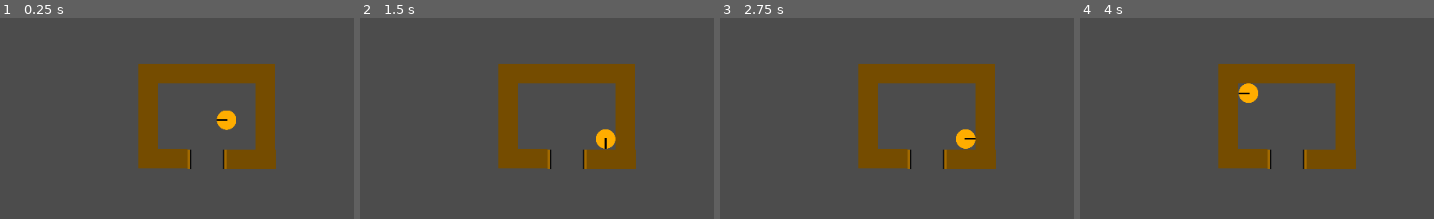
Above: before the commit, frames 1-4 (left to right).
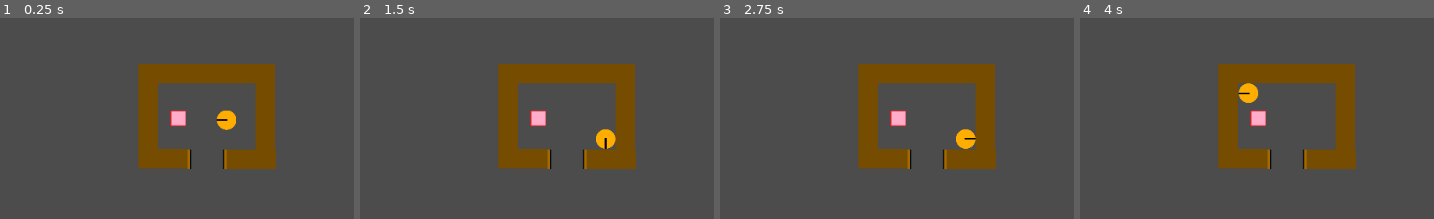
Above: after the commit, the same moments.

Repository: Charidan/Kleptochron
Game: Godot game, scene res://scenes/CollisionTest.tscn
Two runs of this game, one before a commit and one after it. Both use one fixed random seed, a clock stepped at 60 frames per second and the inputs below.
Inputs:
- Up to frame 1 (0.25 s): no input
- Up to frame 2 (1.5 s): tap Enter at 0.5 s; hold Right (ui_right) 0.53-1.28 s; tap Space at 1.25 s; hold Down (ui_down) from 1.28 s (still down)
- Up to frame 3 (2.75 s): tap Enter at 2 s; release Down (ui_down) at 2.03 s; hold Right (ui_right) from 2.03 s (still down)
- Up to frame 4 (4 s): tap Space at 2.75 s; release Right (ui_right) at 2.78 s; hold Up (ui_up) 2.78-3.53 s; tap Enter at 3.5 s; hold Left (ui_left) from 3.53 s (still down)
The pictures show only the part of the screen within x 17-67%, y 15-65%; the shares and areas given below are measured in that part.

The runs differ from the first frame. In frame 1, 0.4% of the frame differs, in the area x 48-53%, y 45-55%; in frame 2, 0.4%; in frame 3, 0.4%; in frame 4, 0.4%.

Commit message:
Added a pressure plate which changes colors when you touch it

Diff:
--- a/scenes/Character.tscn
+++ b/scenes/Character.tscn
@@ -8,7 +8,7 @@
 custom_solver_bias = 0.0
 radius = 58.7549
 
-[node name="Character" type="KinematicBody2D" index="0"]
+[node name="Character" type="KinematicBody2D"]
 
 input_pickable = false
 collision_layer = 1
--- /dev/null
+++ b/scenes/CollisionTest.gd
@@ -0,0 +1,17 @@
+extends Node2D
+
+# class member variables go here, for example:
+# var a = 2
+# var b = "textvar"
+
+func _ready():
+	pass
+	# Called when the node is added to the scene for the first time.
+	# Initialization here
+	#print(find_node("pressureplate"))
+	#connect('body_enter', find_node("pressureplate"), "_on_pressureplate_body_enter")
+
+func _on_pressureplate_body_entered(body):
+	print("entered")
+	if body.get_name() == "Character":
+		find_node("pressureplate").toggle()
--- a/scenes/CollisionTest.tscn
+++ b/scenes/CollisionTest.tscn
@@ -1,63 +1,74 @@
-[gd_scene load_steps=4 format=2]
+[gd_scene load_steps=6 format=2]
 
-[ext_resource path="res://scenes/Character.tscn" type="PackedScene" id=1]
-[ext_resource path="res://scenes/Wall.tscn" type="PackedScene" id=2]
-[ext_resource path="res://scenes/OpenDoor.tscn" type="PackedScene" id=3]
+[ext_resource path="res://scenes/CollisionTest.gd" type="Script" id=1]
+[ext_resource path="res://scenes/Character.tscn" type="PackedScene" id=2]
+[ext_resource path="res://scenes/Wall.tscn" type="PackedScene" id=3]
+[ext_resource path="res://scenes/OpenDoor.tscn" type="PackedScene" id=4]
+[ext_resource path="res://scenes/pressureplate.tscn" type="PackedScene" id=5]
 
-[node name="Node2D" type="Node2D" index="0"]
+[node name="Node2D" type="Node2D"]
 
-[node name="Character" parent="." index="0" instance=ExtResource( 1 )]
+script = ExtResource( 1 )
+
+[node name="Character" parent="." index="0" instance=ExtResource( 2 )]
 
 position = Vector2( 500, 250 )
 scale = Vector2( 0.25, 0.25 )
 
-[node name="ExteriorEast" parent="." index="1" instance=ExtResource( 2 )]
+[node name="ExteriorEast" parent="." index="1" instance=ExtResource( 3 )]
 
 position = Vector2( 1000, 300 )
 scale = Vector2( 1, 10 )
 
-[node name="StartingRoomWest" parent="." index="2" instance=ExtResource( 2 )]
+[node name="StartingRoomWest" parent="." index="2" instance=ExtResource( 3 )]
 
 position = Vector2( 400, 240 )
 scale = Vector2( 0.25, 1 )
 
-[node name="StartingRoomEast" parent="." index="3" instance=ExtResource( 2 )]
+[node name="StartingRoomEast" parent="." index="3" instance=ExtResource( 3 )]
 
 position = Vector2( 550, 240 )
 scale = Vector2( 0.25, 1 )
 
-[node name="StartingRoomNorth" parent="." index="4" instance=ExtResource( 2 )]
+[node name="StartingRoomNorth" parent="." index="4" instance=ExtResource( 3 )]
 
 position = Vector2( 475, 190 )
 scale = Vector2( 1.75, 0.25 )
 
-[node name="StartingRoomSouthR" parent="." index="5" instance=ExtResource( 2 )]
+[node name="StartingRoomSouthR" parent="." index="5" instance=ExtResource( 3 )]
 
 position = Vector2( 531.5, 300 )
 scale = Vector2( 0.625, 0.25 )
 
-[node name="StartingRoomSouthL" parent="." index="6" instance=ExtResource( 2 )]
+[node name="StartingRoomSouthL" parent="." index="6" instance=ExtResource( 3 )]
 
 position = Vector2( 418.75, 299.884 )
 scale = Vector2( 0.625, 0.25 )
 
-[node name="ExteriorWest" parent="." index="7" instance=ExtResource( 2 )]
+[node name="ExteriorWest" parent="." index="7" instance=ExtResource( 3 )]
 
 position = Vector2( 10, 300 )
 scale = Vector2( 1, 10 )
 
-[node name="ExteriorNorth" parent="." index="8" instance=ExtResource( 2 )]
+[node name="ExteriorNorth" parent="." index="8" instance=ExtResource( 3 )]
 
 position = Vector2( 450, 0 )
 scale = Vector2( 10, 1 )
 
-[node name="ExteriorSouth" parent="." index="9" instance=ExtResource( 2 )]
+[node name="ExteriorSouth" parent="." index="9" instance=ExtResource( 3 )]
 
 position = Vector2( 500, 600 )
 scale = Vector2( 10, 1 )
 
-[node name="StartingRoomDoor" parent="." index="10" instance=ExtResource( 3 )]
+[node name="StartingRoomDoor" parent="." index="10" instance=ExtResource( 4 )]
 
 position = Vector2( 475, 300 )
 scale = Vector2( 0.5, 0.25 )
 _sections_unfolded = [ "Transform" ]
+
+[node name="pressureplate" parent="." index="11" instance=ExtResource( 5 )]
+
+position = Vector2( 438.493, 247.583 )
+_sections_unfolded = [ "Transform" ]
+
+[connection signal="body_entered" from="pressureplate" to="." method="_on_pressureplate_body_entered"]
--- /dev/null
+++ b/scenes/pressureplate.gd
@@ -0,0 +1,24 @@
+extends Area2D
+#signal body_enter
+
+# class member variables go here, for example:
+# var a = 2
+# var b = "textvar"
+
+func _ready():
+	# Called when the node is added to the scene for the first time.
+	# Initialization here
+	pass
+
+func toggle():
+	print( 'hit' )
+
+	var sprite_on = find_node("sprite_on")
+	var sprite_off = find_node("sprite_off")
+
+	if sprite_on.is_visible():
+		sprite_on.hide()
+		sprite_off.show()
+	else:
+		sprite_on.show()
+		sprite_off.hide()
--- /dev/null
+++ b/scenes/pressureplate.tscn
@@ -0,0 +1,41 @@
+[gd_scene load_steps=5 format=2]
+
+[ext_resource path="res://scenes/pressureplate.gd" type="Script" id=1]
+[ext_resource path="res://assets/sprite_plate_on.png" type="Texture" id=2]
+[ext_resource path="res://assets/sprite_plate_off.png" type="Texture" id=3]
+
+[sub_resource type="RectangleShape2D" id=1]
+
+custom_solver_bias = 0.0
+extents = Vector2( 10, 10 )
+
+[node name="pressureplate" type="Area2D" index="0"]
+
+input_pickable = true
+gravity_vec = Vector2( 0, 1 )
+gravity = 98.0
+linear_damp = 0.1
+angular_damp = 1.0
+audio_bus_override = false
+audio_bus_name = "Master"
+script = ExtResource( 1 )
+
+[node name="CollisionShape2D" type="CollisionShape2D" parent="." index="0"]
+
+shape = SubResource( 1 )
+_sections_unfolded = [ "Transform" ]
+
+[node name="sprite_on" type="Sprite" parent="." index="1"]
+
+visible = false
+scale = Vector2( 0.2, 0.2 )
+z_index = -1
+texture = ExtResource( 2 )
+_sections_unfolded = [ "Transform", "Visibility", "Z Index" ]
+
+[node name="sprite_off" type="Sprite" parent="." index="2"]
+
+scale = Vector2( 0.2, 0.2 )
+z_index = -1
+texture = ExtResource( 3 )
+_sections_unfolded = [ "Transform", "Z Index" ]
--- a/scripts/Character.gd
+++ b/scripts/Character.gd
@@ -1,5 +1,5 @@
 extends KinematicBody2D
-signal hit
+#signal hit
 
 #export (int)
 var speed = 5
@@ -26,6 +26,6 @@
 		velocity = move_and_slide(velocity)
 	position += velocity
 
-func _on_Character_body_entered(body):
-	#TODO: Stop movement on hit
-	emit_signal("hit")
+#func _on_Character_body_entered(body):
+#	#TODO: Stop movement on hit
+#	emit_signal("hit")
Binary file added: assets/sprite_plate_off.png
Not shown, added: assets/sprite_plate_off.png.import
Binary file added: assets/sprite_plate_on.png
Not shown, added: assets/sprite_plate_on.png.import
